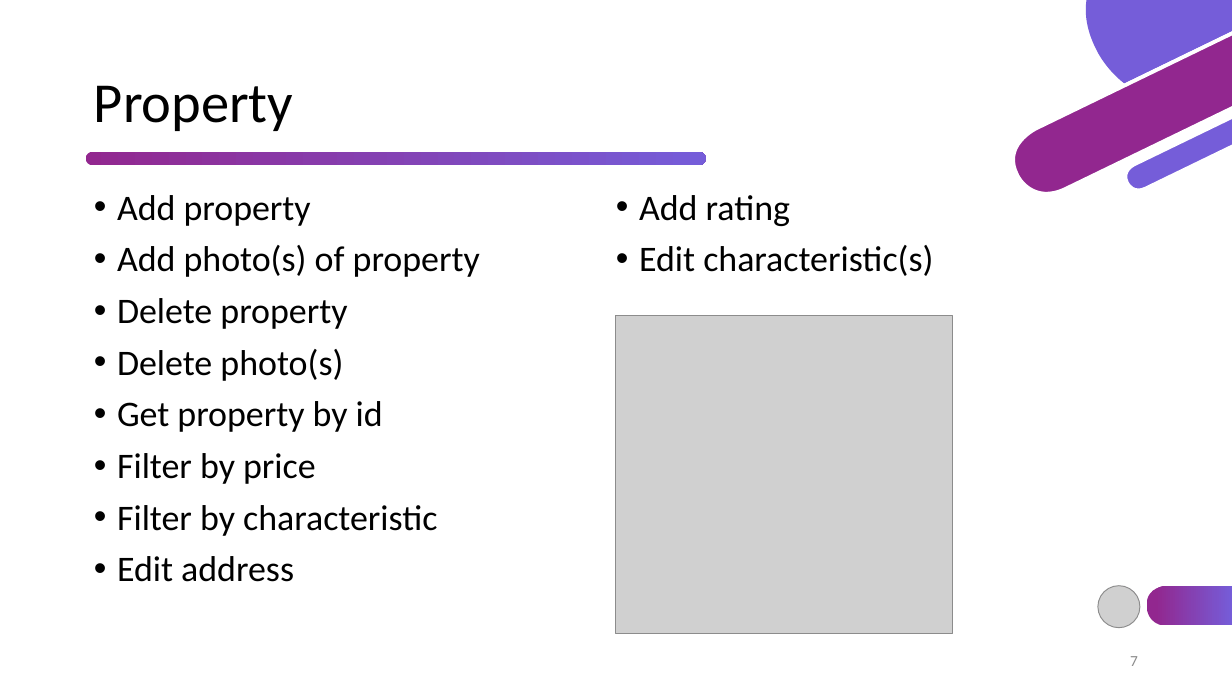
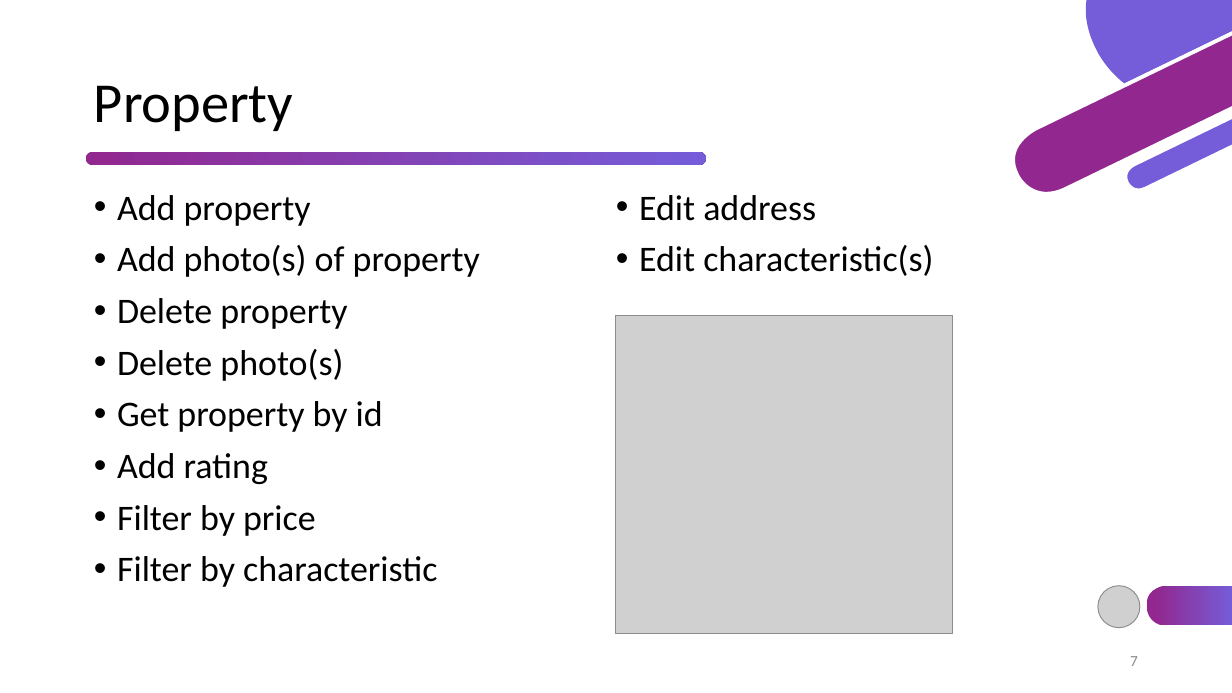
Before and after one commit to TsvetislavaYankova/ITTalents-FinalProject-Airbnb, a slide deck: slide 7 of Airbnb.pptx. Drawn at 1232x693 pixels with LibreOffice and Linux fonts; fonts in the diff are those of the drawing; grey boxes stand for pictures. Boxes give left, top, right and bottom in pixels: in the first picture for what was removed or moved away, otherwise in the second. Text is boxed around its words. In the diff, an @@ line names an element or a change of style, - is before the commit and + after.

Commit message:
Presentation update and Property Photo methods modified

```diff
--- a/Airbnb.pptx
+++ b/Airbnb.pptx
@@ text at (639,195,790,226): paragraph removed @@
-• Add rating
@@ text at (117,453,268,484): paragraph added @@
+• Add rating
```
Also in this commit, not shown: 6 other slides changed, 10 other files.
